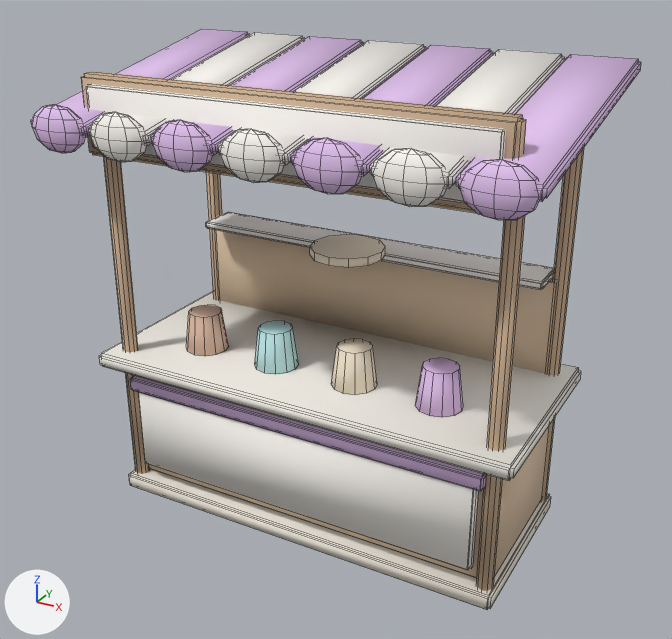
Two versions of the FBX model CarrinhoSorvete_NovoProjeto/Assets/GirlPower/Orla3D/Models/MarketStall_Artesanato.fbx, one commit apart.
Rendered twice from a camera (50 mm lens) standing at (2.41, -4.39, 3.43) and looking at (0.05, -0.08, 1.28). Lighting does not change. The marker at lower left points along +X, +Y and +Z. The first picture is the older version. Mesh edges are drawn as thin lines. Where no turn or scale is listed for an object, it has been applied to the vertices.

Objects in the first picture: 'Estab_Base', 'Estab_CanopyFade'.
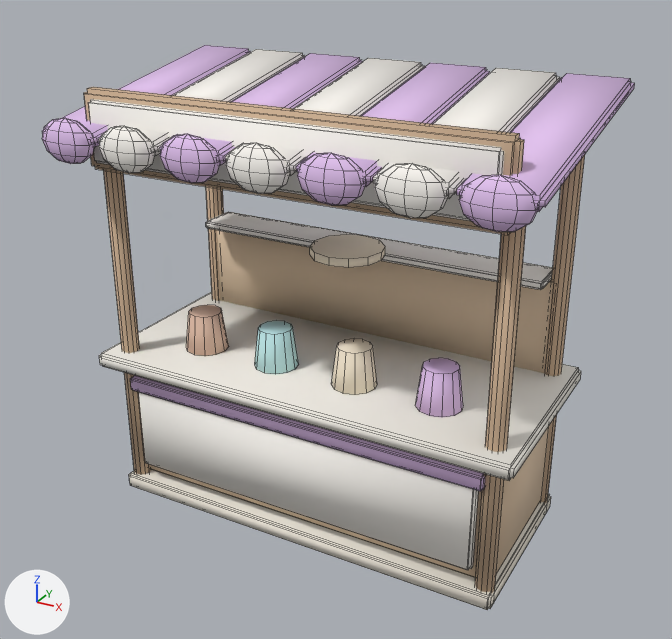
The change in detail:
me_awning_0 is used by ob_estab_canopyfade; location (0.0, 0.0, 2.54).
me_awning_0 had 588 vertices, 630 faces and spanned x -1.41..1.41, y -0.88..0.75, z -0.29..0.19.
me_awning_0 now has 588 vertices, 630 faces and spans x -1.39..1.39, y -0.84..0.74, z -0.27..0.17.
me_awning_0 part 1: the loose piece of 32 vertices spanning x -1.41..-1.02, y -0.83..0.75, z -0.19..0.19 is scaled about its middle by (0.968, 0.959, 0.87), then moved by (0.02, 0.02, 0.0).
me_awning_0 part 2: the loose piece of 52 vertices spanning x -1.38..-1.04, y -0.88..-0.74, z -0.29..-0.03 is moved by (0.02, 0.04, 0.01).
me_awning_0 part 3: the loose piece of 32 vertices spanning x -1.0..-0.61, y -0.83..0.75, z -0.19..0.19 is scaled about its middle by (0.968, 0.959, 0.87), then moved by (0.01, 0.02, 0.0).
me_awning_0 part 4: the loose piece of 52 vertices spanning x -0.98..-0.64, y -0.88..-0.74, z -0.29..-0.03 is moved by (0.01, 0.04, 0.01).
me_awning_0 part 5: the loose piece of 32 vertices spanning x -0.6..-0.21, y -0.83..0.75, z -0.19..0.19 is scaled about its middle by (0.968, 0.959, 0.87), then moved by (0.01, 0.02, 0.0).
me_awning_0 part 6: the loose piece of 32 vertices spanning x -0.19..0.19, y -0.83..0.75, z -0.19..0.19 is scaled about its middle by (0.968, 0.959, 0.87), then moved by (0.0, 0.02, 0.0).
me_awning_0 part 7: the loose piece of 32 vertices spanning x 0.21..0.6, y -0.83..0.75, z -0.19..0.19 is scaled about its middle by (0.968, 0.959, 0.87), then moved by (-0.01, 0.02, 0.0).
me_awning_0 part 8: the loose piece of 32 vertices spanning x 0.61..1.0, y -0.83..0.75, z -0.19..0.19 is scaled about its middle by (0.968, 0.959, 0.87), then moved by (-0.01, 0.02, 0.0).
me_awning_0 part 9: the loose piece of 52 vertices spanning x 0.64..0.98, y -0.88..-0.74, z -0.29..-0.03 is moved by (-0.01, 0.04, 0.01).
me_awning_0 part 10: the loose piece of 32 vertices spanning x 1.02..1.41, y -0.83..0.75, z -0.19..0.19 is scaled about its middle by (0.968, 0.959, 0.87), then moved by (-0.02, 0.02, 0.0).
me_awning_0 part 11: the loose piece of 52 vertices spanning x 1.04..1.38, y -0.88..-0.74, z -0.29..-0.03 is moved by (-0.02, 0.04, 0.01).
me_awning_0 part 12: 153 vertices removed from x -0.57..0.57, y -0.88..-0.74, z -0.29..-0.03; 153 vertices added at x -0.57..0.57, y -0.84..-0.7, z -0.26..-0.03.
me_baseplinth is used by ob_estab_base; location (0.0, 0.0, 0.0).
me_baseplinth had 488 vertices, 388 faces and spanned x -1.32..1.32, y -0.64..0.62, z 0.0..2.64.
me_baseplinth now has 504 vertices, 396 faces and spans x -1.32..1.32, y -0.64..0.62, z 0.0..2.56.
me_baseplinth part 13: the loose piece of 32 vertices spanning x -1.22..1.22, y -0.62..-0.52, z 2.2..2.64 is moved by (0.0, 0.0, -0.08).
me_baseplinth part 14: the loose piece of 32 vertices spanning x -1.15..1.15, y -0.64..-0.56, z 2.25..2.59 is moved by (0.0, 0.0, -0.08).
Part 15, on me_baseplinth:
76 vertices are removed from x -1.22..1.22, y -0.52..0.52, z 0.0..2.48.
48 faces are deleted.
4 vertices move within x -1.17..1.17, y -0.52..0.52, z 0.0.
48 vertices are added at x -1.23..1.23, y -0.52..0.53, z 0.0..2.38.
24 new vertices lie (0.0, 0.0, 2.2) away from vertices in x -1.23..1.23, y -0.52..-0.41, z 0.0.
20 new vertices lie (0.0, 0.0, 2.38) away from vertices in x -1.23..1.23, y 0.42..0.52, z 0.0.
56 new faces join them, mat_ac_woodwarm (beige #d3b596).
Object 'Estab_CanopyFade' (ob_estab_canopyfade) moves from (0.0, 0.0, 2.54) to (0.0, 0.0, 2.46).

What differs and where, as boxes (x1, y1, x2, y2) in the pictures (672 x 639 px; the box of a moved part takes in the faces that stretch with it):
'Estab_Base', reshaped
    before: (81, 71, 584, 610)
    after: (84, 87, 585, 610)
'Estab_CanopyFade', reshaped, moved
    before: (31, 29, 641, 220)
    after: (42, 45, 635, 232)
part 1 of me_awning_0, moved or reshaped
    before: (31, 29, 249, 137)
    after: (42, 45, 251, 147)
part 2 of me_awning_0, moved or reshaped
    before: (32, 104, 85, 153)
    after: (42, 118, 95, 164)
part 3 of me_awning_0, moved or reshaped
    before: (88, 32, 304, 146)
    after: (99, 49, 305, 156)
part 4 of me_awning_0, moved or reshaped
    before: (90, 112, 146, 162)
    after: (99, 126, 155, 173)
part 5 of me_awning_0, moved or reshaped
    before: (151, 36, 364, 155)
    after: (160, 53, 363, 165)
part 6 of me_awning_0, moved or reshaped
    before: (218, 40, 426, 165)
    after: (225, 58, 425, 175)
part 7 of me_awning_0, moved or reshaped
    before: (291, 44, 493, 176)
    after: (296, 63, 490, 186)
part 8 of me_awning_0, moved or reshaped
    before: (370, 49, 565, 188)
    after: (373, 68, 560, 199)
part 9 of me_awning_0, moved or reshaped
    before: (373, 148, 446, 206)
    after: (375, 163, 448, 218)
part 10 of me_awning_0, moved or reshaped
    before: (456, 54, 641, 201)
    after: (457, 73, 635, 212)
part 11 of me_awning_0, moved or reshaped
    before: (460, 159, 539, 220)
    after: (459, 175, 538, 232)
part 12 of me_awning_0, moved or reshaped
    before: (152, 120, 361, 194)
    after: (160, 134, 366, 205)
part 13 of me_baseplinth, moved or reshaped
    before: (81, 71, 526, 213)
    after: (84, 87, 524, 235)
part 14 of me_baseplinth, moved or reshaped
    before: (86, 84, 506, 203)
    after: (88, 99, 504, 221)
part 15 of me_baseplinth, moved or reshaped (mostly hidden)
    before: (104, 148, 584, 591)
    after: (104, 155, 585, 594)
